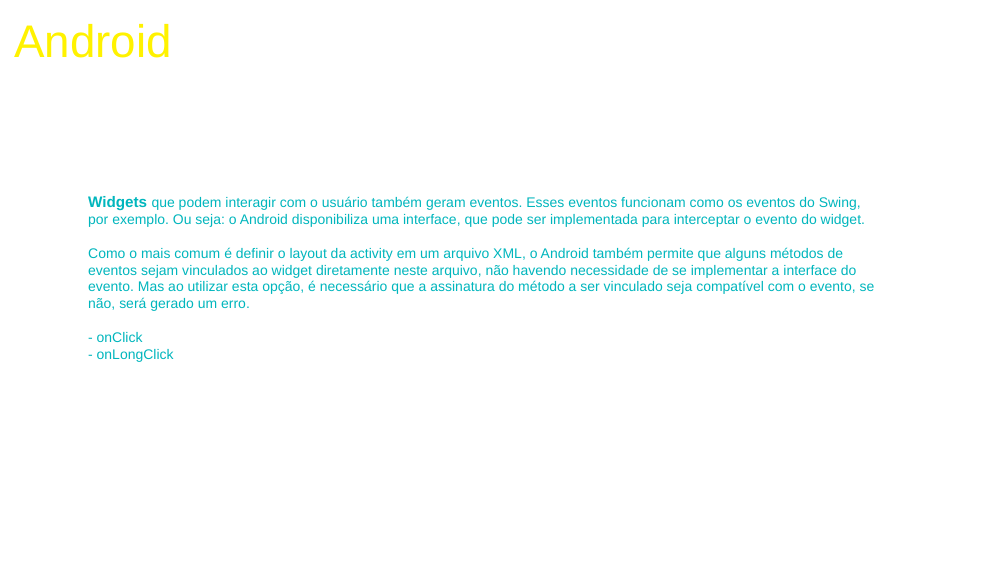
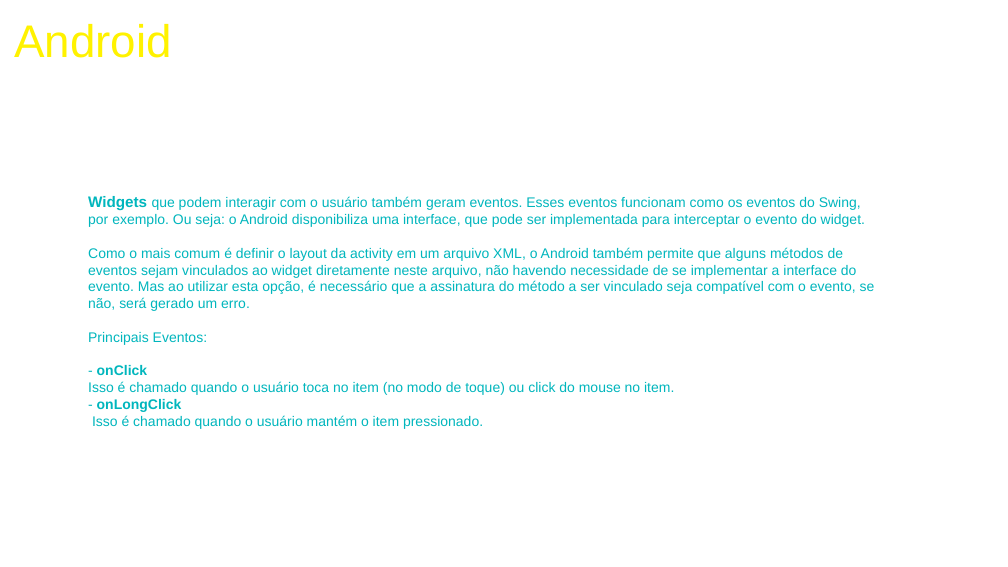
Before and after one commit to VolmirTC/treinamento-android, a slide deck: slide 2 of Treinamento Android - aula 3.odp. Drawn at 1008x567 pixels with LibreOffice and Linux fonts; fonts in the diff are those of the drawing; background and template pictures are left out. Boxes give left, top, right and bottom in pixels: in the first picture for what was removed or moved away, otherwise in the second. Text is boxed around its words. In the diff, an @@ line names an element or a change of style, - is before the commit and + after.

Commit message:
Activities e Ciclos de vida das activities
- Alguns eventos dos widgets
- Navegação entre activities
- Ciclo de vida das activities

```diff
--- a/Treinamento Android - aula 3.odp
+++ b/Treinamento Android - aula 3.odp
@@ text at [88,332,207,345]: paragraph added @@
+Principais Eventos:
@@ text at [88,381,674,395]: paragraph added @@
+Isso é chamado quando o usuário toca no item (no modo de toque) ou click do mouse no item.
@@ text at [97,365,182,412]: bold on in "onClick", "onLongClick" @@
@@ text at [92,415,483,429]: paragraph added @@
+Isso é chamado quando o usuário mantém o item pressionado.
```
Also in this commit, not shown: 5 other slides changed.
